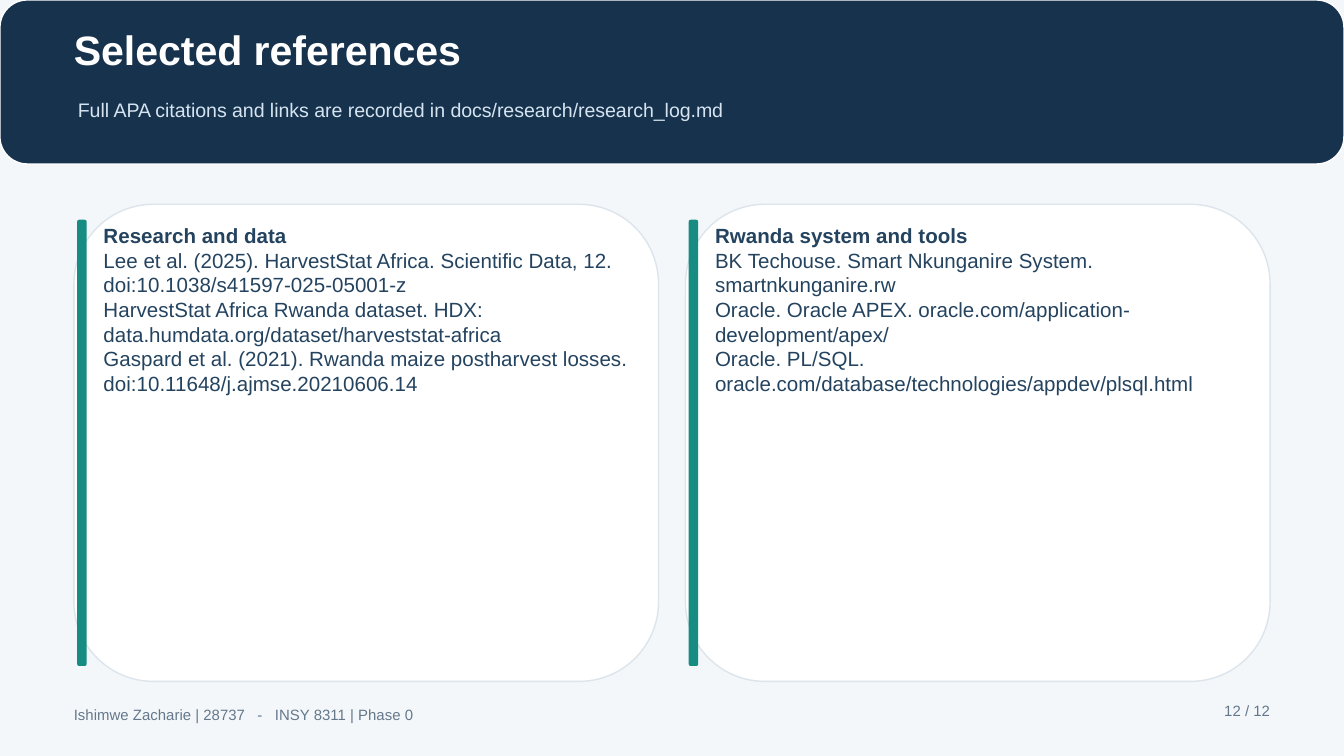
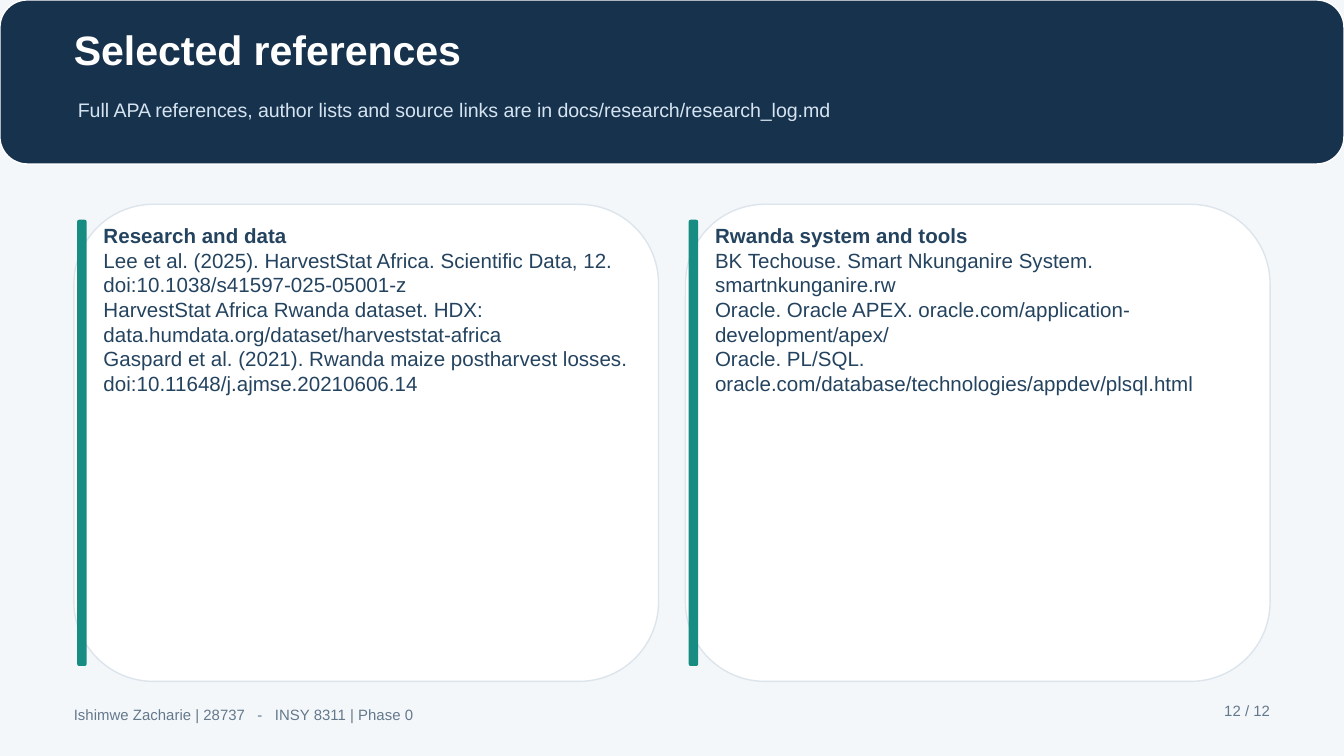
Before and after one commit to ishimwezacharie1-netizen/ishimwe_28737_agri_harvest, a slide deck: slide 12 of docs/presentation/Phase0_Presentation.pptx. Drawn at 1344x756 pixels with LibreOffice and Linux fonts; fonts in the diff are those of the drawing. Boxes give left, top, right and bottom in pixels: in the first picture for what was removed or moved away, otherwise in the second. Text is boxed around its words. In the diff, an @@ line names an element or a change of style, - is before the commit and + after.

```diff
--- a/docs/presentation/Phase0_Presentation.pptx
+++ b/docs/presentation/Phase0_Presentation.pptx
@@ text at <box>78,103,831,121</box>: text changed @@
-Full APA citations and links are recorded in docs/research/research_log.md
+Full APA references, author lists and source links are in docs/research/research_log.md
```
Also in this commit, not shown: 10 other slides changed, 6 other files.
